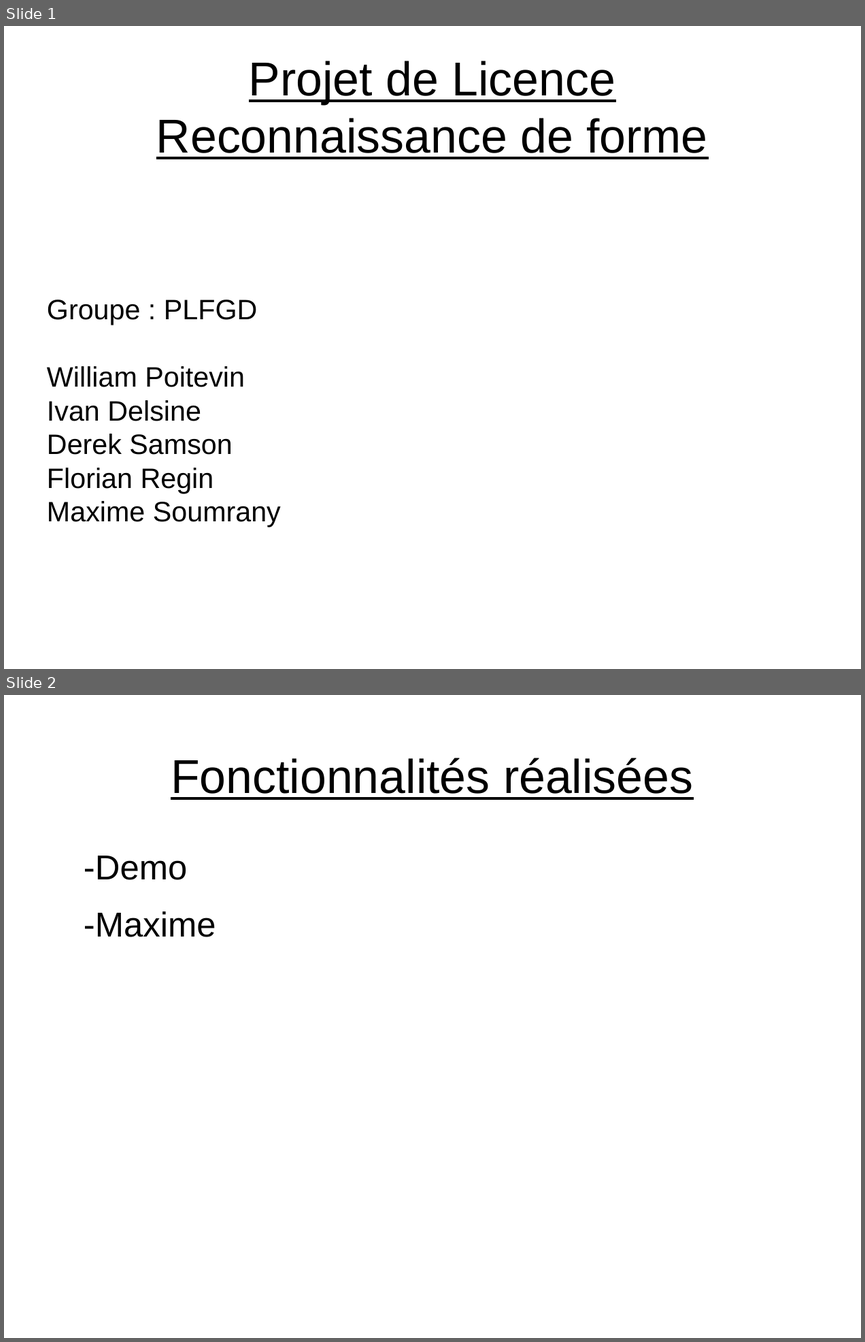
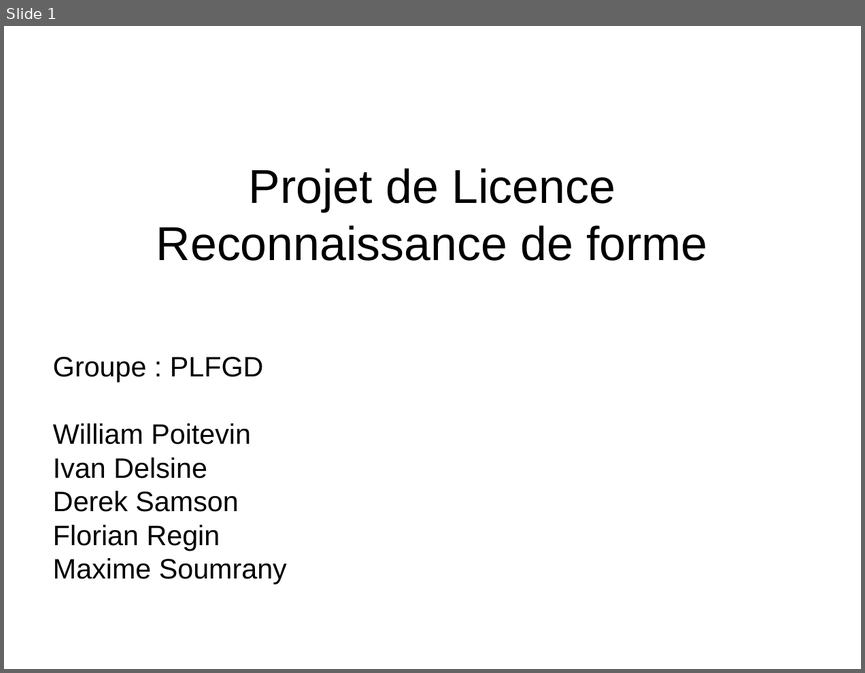
Before and after one commit to Ainorte/PLFGD, a slide deck: Documentation/Diapo.odp. Shown one above the other, each under a label of ours: slides 1 and 2 before the commit, slide 1 after it. The pictures are 865x1342 and 865x673 pixels, drawn with LibreOffice and Linux fonts; fonts in the diff are those of the drawing. Boxes give left, top, right and bottom in pixels: in the first picture for what was removed or moved away, otherwise in the second. Text is boxed around its words. In the diff, an @@ line names an element or a change of style, - is before the commit and + after.

```diff
--- a/Documentation/Diapo.odp
+++ b/Documentation/Diapo.odp
@@ slide 2 removed at (x1=4, y1=695, x2=861, y2=1338), background #FFFFFF @@
@@ title removed at (x1=171, y1=758, x2=693, y2=800) @@
-Fonctionnalités réalisées
@@ text removed at (x1=84, y1=855, x2=216, y2=937) @@
--Demo
--Maxime
@@ slide 1 changed as well @@
@@ title "Projet de Licence Reconnaissance de ..." moved from (x1=156, y1=61, x2=707, y2=159) to (x1=156, y1=168, x2=707, y2=261) @@
@@ title "Projet de Licence Reconnaissance de ..." at (x1=156, y1=168, x2=707, y2=261): underline off @@
@@ subtitle "Groupe : PLFGD" moved from (x1=47, y1=299, x2=281, y2=527) to (x1=53, y1=356, x2=287, y2=584) @@
```
Also in this commit, not shown: 1 other slide changed, 9 slides added, 4 other slides removed.
